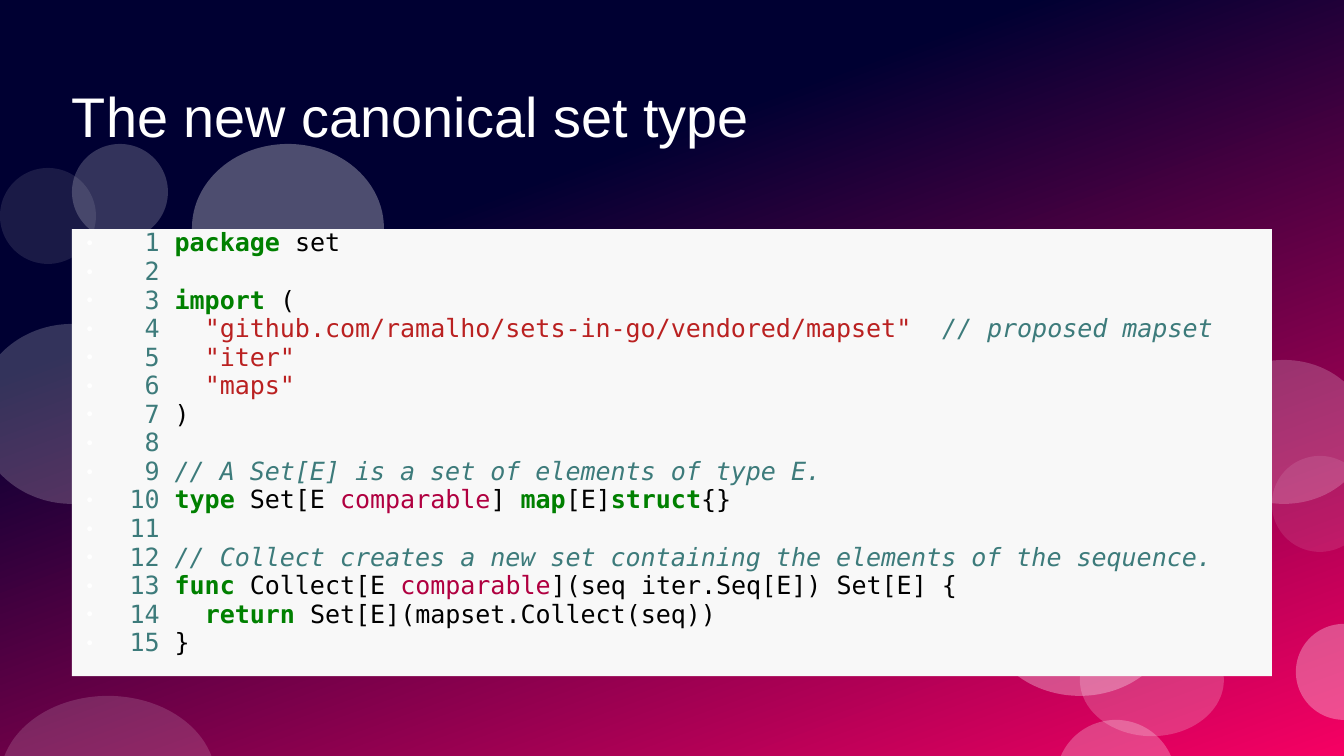
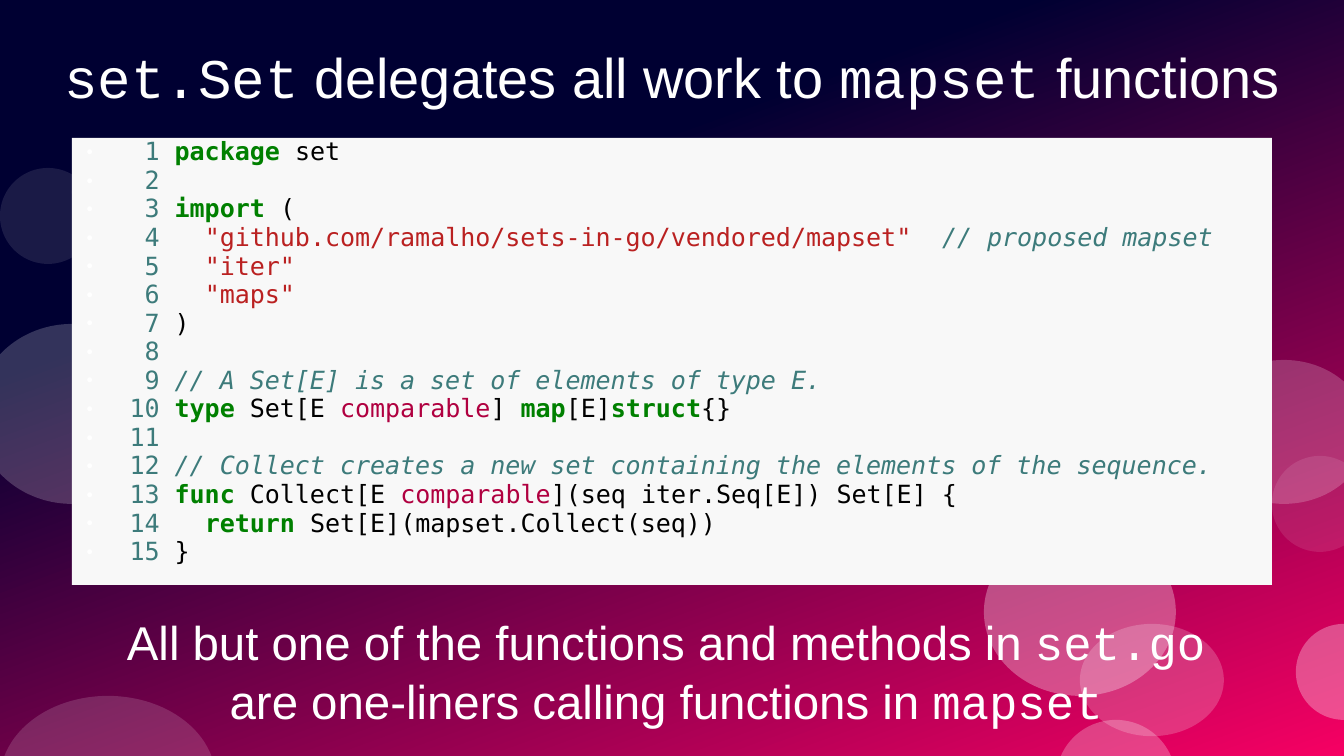
Before and after one commit to ramalho/sets-in-go, a slide deck: slide 43 of sets-in-go.odp (slide 42 before the commit). Drawn at 1344x756 pixels with LibreOffice and Linux fonts; fonts in the diff are those of the drawing. Boxes give left, top, right and bottom in pixels: in the first picture for what was removed or moved away, otherwise in the second. Text is boxed around its words. In the diff, an @@ line names an element or a change of style, - is before the commit and + after.

```diff
--- a/sets-in-go.odp
+++ b/sets-in-go.odp
@@ title added at [64,57,1279,110], 33 pt, text #FFFFFF @@
+set.Set delegates all work to mapset functions
@@ title removed at [72,96,749,147] @@
-The new canonical set type
@@ text "1 package set": place and size @@
-text "1 package set" at [72,229,1272,677]
+text "1 package set" at [72,138,1272,585]
@@ ellipse removed at [191,144,383,312] @@
@@ text added at [127,625,1205,733], 28 pt, text #FFFFFF @@
+All but one of the functions and methods in set.go
+are one-liners calling functions in mapset
```
Also in this commit, not shown: 4 other slides changed, 9 slides added, 1 slide removed, 2 other files.
